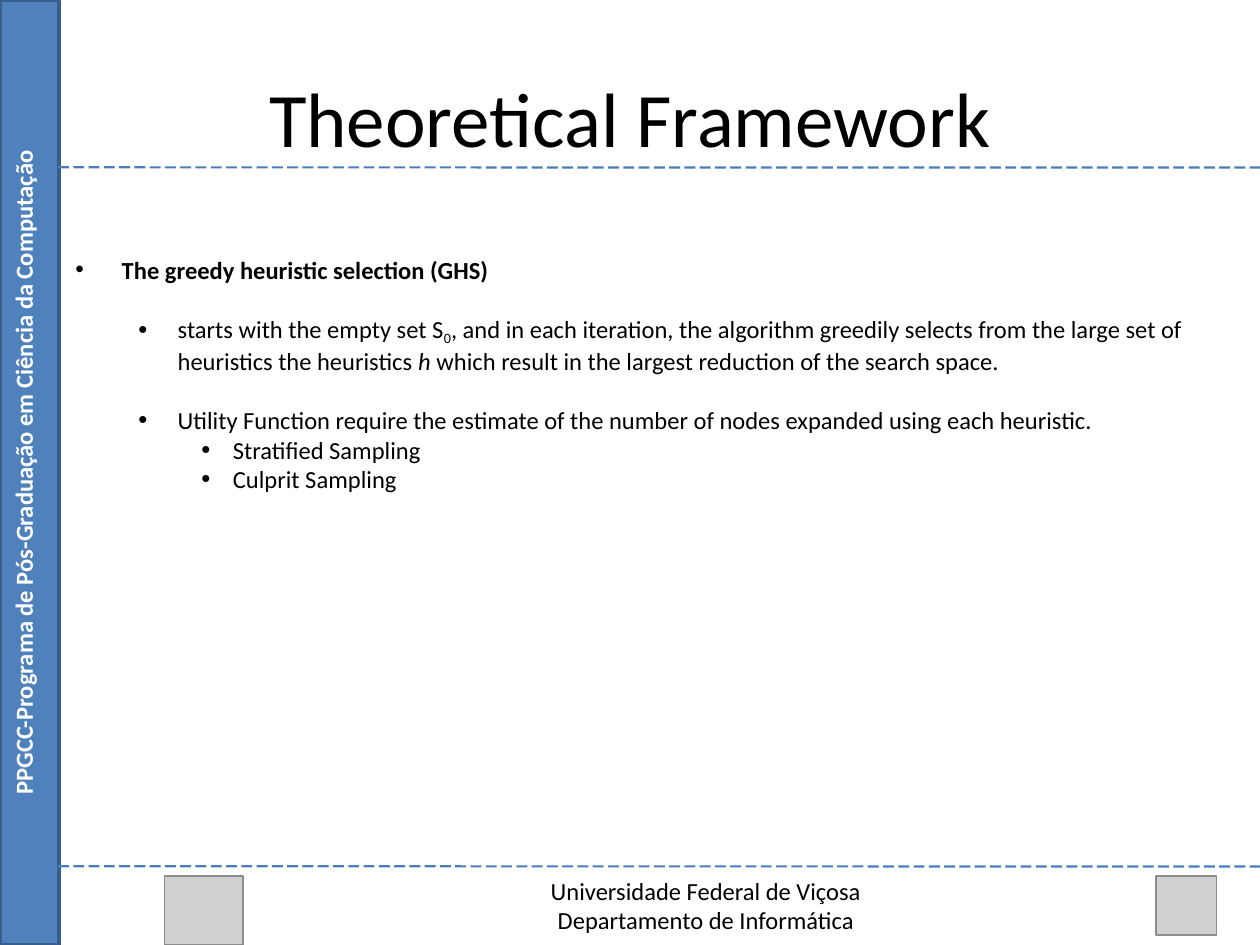
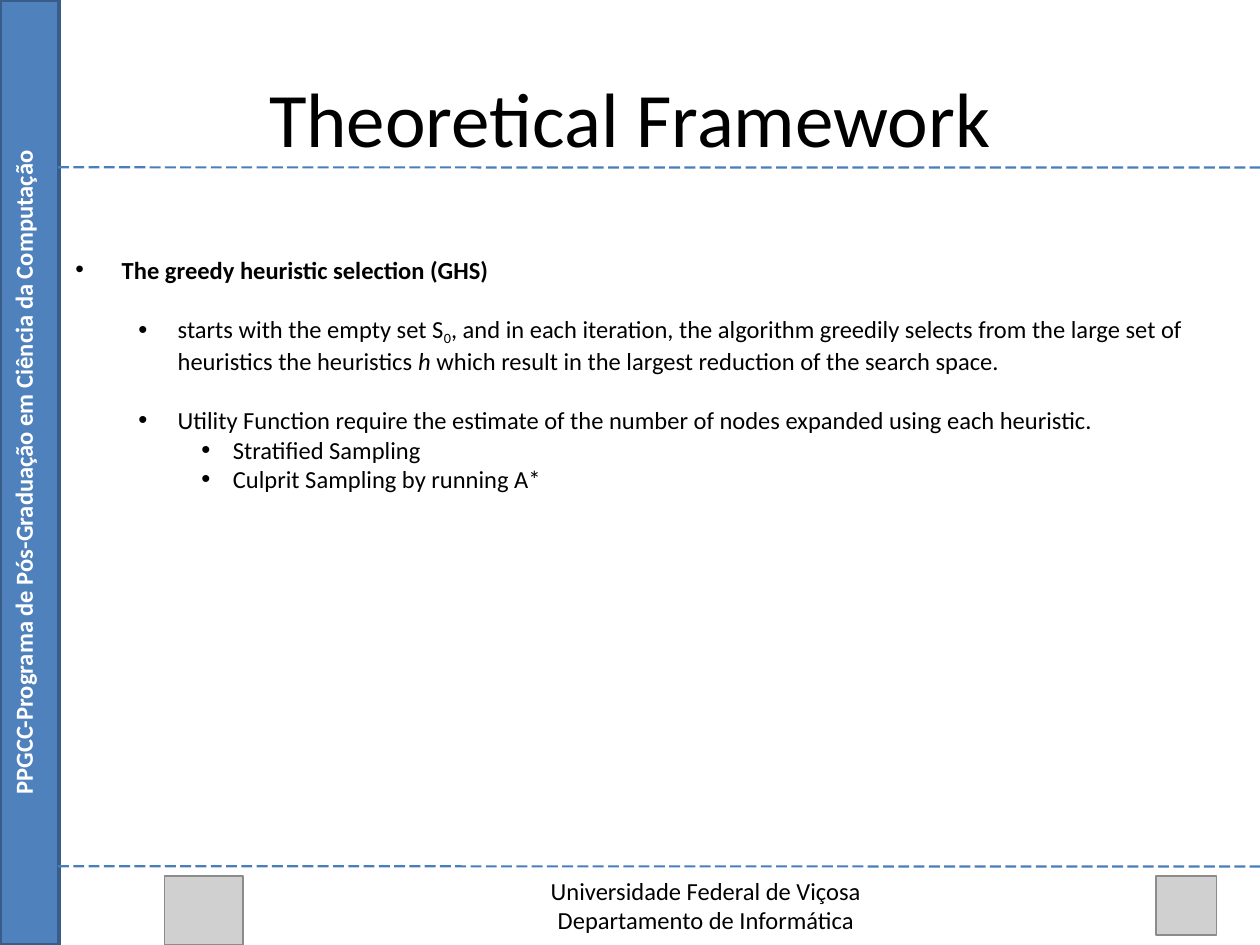
Before and after one commit to Marvinsky/research-marvin, a slide deck: slide 26 of latex/odp/selection heuristics.odp (slide 20 before the commit). Drawn at 1260x945 pixels with LibreOffice and Linux fonts; fonts in the diff are those of the drawing; grey boxes stand for pictures. Boxes give left, top, right and bottom in pixels: in the first picture for what was removed or moved away, otherwise in the second. Text is boxed around its words. In the diff, an @@ line names an element or a change of style, - is before the commit and + after.

```diff
--- a/latex/odp/selection heuristics.odp
+++ b/latex/odp/selection heuristics.odp
@@ text at (233,470,540,493): text changed @@
-    • Culprit Sampling
+    • Culprit Sampling by running A*
```
Also in this commit, not shown: 8 other slides changed, 6 slides added.
